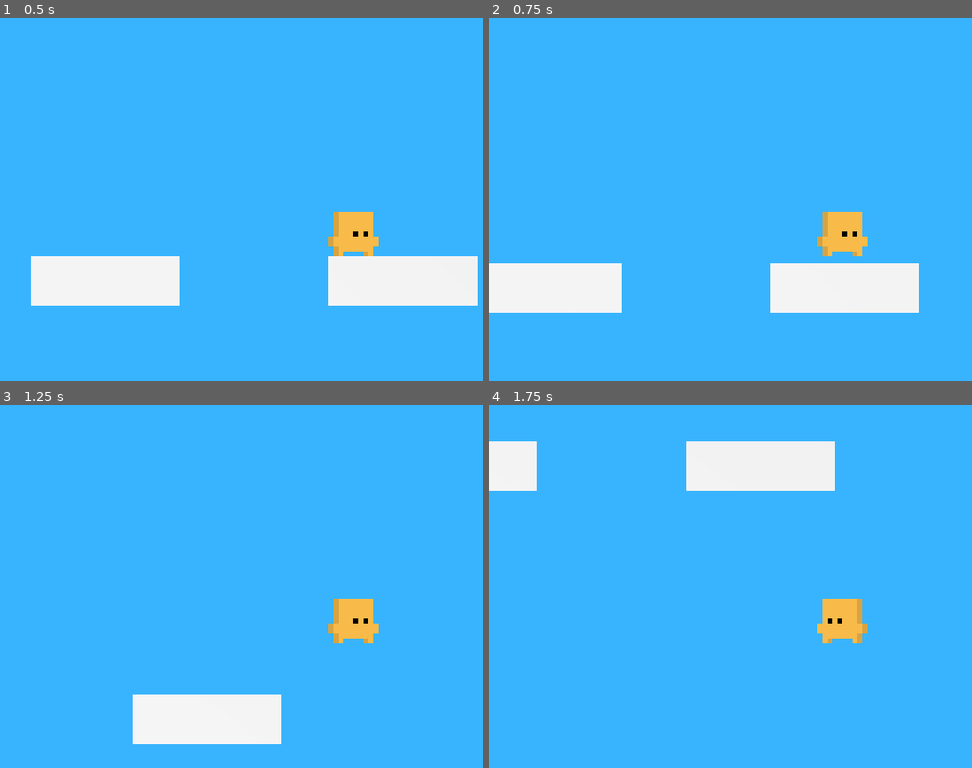
Above: before the commit, frames 1-4 (two rows, left to right).
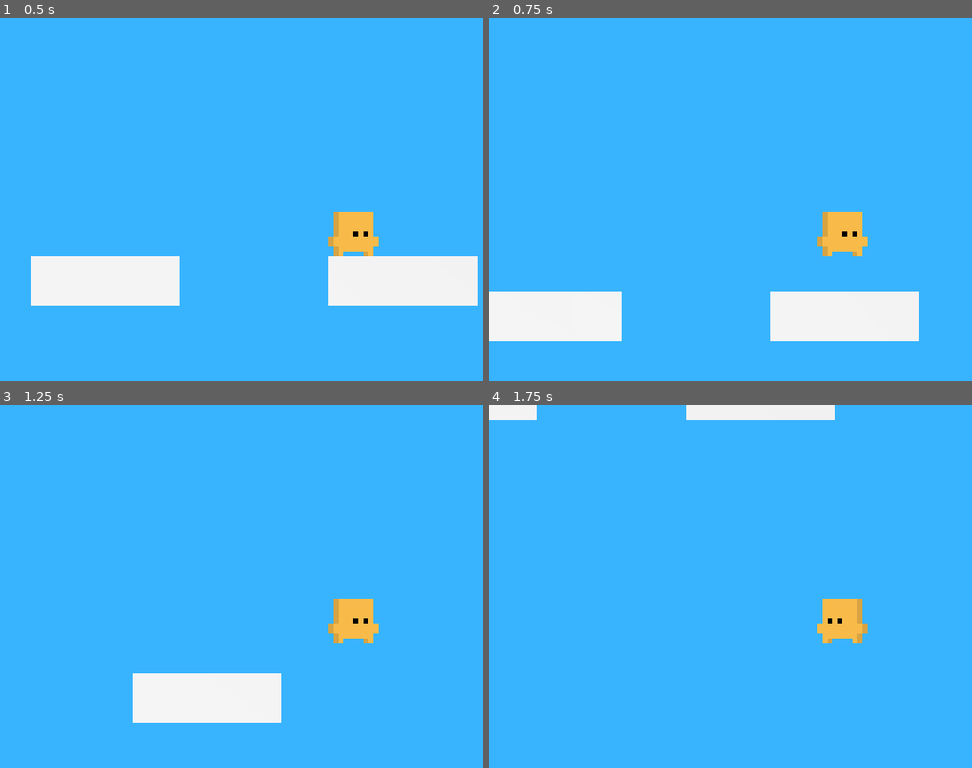
Above: after the commit, the same moments.

Repository: Nhoque3786/cubicalprototype
Game: Godot game, scene res://Levels/test/PlayerTest.tscn
Two runs of this game, one before a commit and one after it. Both use one fixed random seed, a clock stepped at 60 frames per second and the inputs below. Before the commit the project starts from res://Resources/Levels/test/PlayerTest.tscn.
Inputs:
- Up to frame 1 (0.5 s): no input
- Up to frame 2 (0.75 s): tap Enter at 0.5 s; hold Right (move_right) from 0.53 s (still down); tap Up (jump) at 0.6 s
- Up to frame 3 (1.25 s): keep holding Right (move_right); tap Up (jump) at 0.77, 1.07 s
- Up to frame 4 (1.75 s): release Right (move_right) at 1.28 s; hold Left (move_left) from 1.28 s (still down); tap Up (jump) at 1.35, 1.52 s

Frame 1 is identical in both runs. In frame 2, 9.1% of the frame differs, in the area x 0-90%, y 67-90%; in frame 3, 3.6%; in frame 4, 7.2%.

Commit message:
tweaking the jump delay + taking off everything out of resources/ since it dosen't need that extra folder

Diff:
--- a/Resources/Levels/Templates/Level.tscn
+++ b/Levels/Templates/Level.tscn
@@ -1,10 +1,10 @@
 [gd_scene load_steps=26 format=3 uid="uid://cshs3xbao4ut6"]
 
-[ext_resource type="Texture2D" uid="uid://ckpurs7554hni" path="res://Resources/Sprites/cubic/cubic.png" id="1_wdw13"]
-[ext_resource type="Script" uid="uid://bhyn4scqwsjig" path="res://Resources/Scripts/core/hyprground.gd" id="2_jt117"]
-[ext_resource type="Script" uid="uid://dcm7sxema2bw5" path="res://Resources/Scripts/Player/Player.gd" id="2_l7y46"]
-[ext_resource type="Script" uid="uid://de0pf52brxmoj" path="res://Resources/Scripts/Player/camera.gd" id="4_l7y46"]
-[ext_resource type="Script" uid="uid://cw82cr8k5myb8" path="res://Resources/Scripts/core/hyprcube.gd" id="4_vxpuc"]
+[ext_resource type="Texture2D" uid="uid://ckpurs7554hni" path="res://Sprites/cubic/cubic.png" id="1_wdw13"]
+[ext_resource type="Script" uid="uid://bhyn4scqwsjig" path="res://Scripts/HyprCore/hyprground.gd" id="2_jt117"]
+[ext_resource type="Script" uid="uid://dcm7sxema2bw5" path="res://Scripts/Player/Player.gd" id="2_l7y46"]
+[ext_resource type="Script" uid="uid://de0pf52brxmoj" path="res://Scripts/Player/camera.gd" id="4_l7y46"]
+[ext_resource type="Script" uid="uid://cw82cr8k5myb8" path="res://Scripts/HyprCore/hyprcube.gd" id="4_vxpuc"]
 
 [sub_resource type="Environment" id="Environment_gvvlp"]
 background_mode = 1
--- a/Resources/Levels/test/PlayerTest.tscn
+++ b/Levels/test/PlayerTest.tscn
@@ -1,10 +1,10 @@
 [gd_scene format=3 uid="uid://kmhowcpen55l"]
 
-[ext_resource type="Texture2D" uid="uid://ckpurs7554hni" path="res://Resources/Sprites/cubic/cubic.png" id="1_wdw13"]
-[ext_resource type="Script" uid="uid://bhyn4scqwsjig" path="res://Resources/Scripts/core/hyprground.gd" id="2_jt117"]
-[ext_resource type="Script" uid="uid://dcm7sxema2bw5" path="res://Resources/Scripts/Player/Player.gd" id="2_l7y46"]
-[ext_resource type="Script" uid="uid://de0pf52brxmoj" path="res://Resources/Scripts/Player/camera.gd" id="4_l7y46"]
-[ext_resource type="Script" uid="uid://cw82cr8k5myb8" path="res://Resources/Scripts/core/hyprcube.gd" id="4_vxpuc"]
+[ext_resource type="Texture2D" uid="uid://ckpurs7554hni" path="res://Sprites/cubic/cubic.png" id="1_wdw13"]
+[ext_resource type="Script" uid="uid://bhyn4scqwsjig" path="res://Scripts/HyprCore/hyprground.gd" id="2_jt117"]
+[ext_resource type="Script" uid="uid://dcm7sxema2bw5" path="res://Scripts/Player/Player.gd" id="2_l7y46"]
+[ext_resource type="Script" uid="uid://de0pf52brxmoj" path="res://Scripts/Player/camera.gd" id="4_l7y46"]
+[ext_resource type="Script" uid="uid://cw82cr8k5myb8" path="res://Scripts/HyprCore/hyprcube.gd" id="4_vxpuc"]
 
 [sub_resource type="Environment" id="Environment_gvvlp"]
 background_mode = 1
--- a/Resources/Levels/test/old/cameratest.tscn
+++ b/Levels/test/old/cameratest.tscn
@@ -1,6 +1,6 @@
 [gd_scene load_steps=3 format=3 uid="uid://t5fv3wlcbbfp"]
 
-[ext_resource type="PackedScene" uid="uid://kab0vgbwg3xm" path="res://Resources/Blocks/Grass.gltf" id="2_ac2rv"]
+[ext_resource type="PackedScene" uid="uid://kab0vgbwg3xm" path="res://Blocks/Grass.gltf" id="2_ac2rv"]
 
 [sub_resource type="Environment" id="Environment_nqyfq"]
 background_mode = 1
--- a/Resources/Scripts/core/hyprcube.gd
+++ b/Scripts/HyprCore/hyprcube.gd
@@ -1,6 +1,7 @@
 ## Hyprcube: makes the world spin, literally.
 ## This script handles the world rotation and provides movement orientation for the player.
 extends Node
+class_name Hyprcube
 
 signal rotation_started
 signal rotation_finished
--- a/Resources/Scripts/core/hyprground.gd
+++ b/Scripts/HyprCore/hyprground.gd
@@ -2,6 +2,7 @@
 ## Since the world rotates, the player needs to be centered on the 1-unit blocks
 ## to ensure consistent movement along the X-axis.
 extends Node
+class_name Hyprground
 
 @export var max_distance: float = 128.0
 @export_flags_3d_physics var collision_mask: int = 1
--- a/Resources/Scripts/Player/Player.gd
+++ b/Scripts/Player/Player.gd
@@ -12,7 +12,7 @@
 @export var friction: float = 50.0
 @export var jump_power: float = 8.0
 @export var gravity: float = 24.0
-@export var jump_delay: float = 0.1
+@export var jump_delay: float = 0.03
 
 @export_group("Visuals")
 @export var animated_sprite: AnimatedSprite3D
@@ -79,14 +79,14 @@
 
 	# 4. Post-movement adjustments
 	if ground:
-		ground.snap(self, ground.max_distance)
+		(ground as Hyprground).snap(self, (ground as Hyprground).max_distance)
 
 	# 5. Visuals
 	if animator:
 		animator.update_animation(velocity, is_on_floor(), input_h, did_jump, delta)
 
 func _update_state(hyprcube: Node) -> void:
-	if hyprcube and hyprcube.is_world_rotating():
+	if hyprcube and (hyprcube as Hyprcube).is_world_rotating():
 		current_state = State.ROTATING
 		return
 
--- a/Resources/Scripts/Player/PlayerAnimator.gd
+++ b/Scripts/Player/PlayerAnimator.gd
@@ -35,7 +35,7 @@
 
 	# Update direction (Flip H)
 	if input_h != 0:
-		var new_flip_h = input_h < 0
+		var new_flip_h: bool = input_h < 0
 		if animated_sprite.flip_h != new_flip_h:
 			animated_sprite.flip_h = new_flip_h
 			# Only play turn animation if we are on floor
--- a/Resources/Stuff/Blocks/placeholders/grassPH.tscn
+++ b/Stuff/Blocks/placeholders/grassPH.tscn
@@ -1,6 +1,6 @@
 [gd_scene load_steps=3 format=3 uid="uid://csumjpsbcu3tq"]
 
-[ext_resource type="PackedScene" uid="uid://kab0vgbwg3xm" path="res://Resources/Blocks/Grass.gltf" id="1_i7374"]
+[ext_resource type="PackedScene" uid="uid://kab0vgbwg3xm" path="res://Blocks/Grass.gltf" id="1_i7374"]
 
 [sub_resource type="BoxShape3D" id="BoxShape3D_2ovpq"]
 
--- a/project.godot
+++ b/project.godot
@@ -24,7 +24,7 @@
 
 [autoload]
 
-Game="*res://Resources/Scripts/Game.gd"
+Game="*res://Scripts/Game.gd"
 
 [input]
 
Renamed: Resources/Scripts/Game.gd -> Scripts/Game.gd
Renamed: Resources/Scripts/Game.gd.uid -> Scripts/Game.gd.uid
Renamed: Resources/Scripts/core/Orientation.gd -> Scripts/HyprCore/Orientation.gd
Renamed: Resources/Scripts/core/Orientation.gd.uid -> Scripts/HyprCore/Orientation.gd.uid
Renamed: Resources/Scripts/core/hyprcube.gd.uid -> Scripts/HyprCore/hyprcube.gd.uid
Renamed: Resources/Scripts/core/hyprground.gd.uid -> Scripts/HyprCore/hyprground.gd.uid
Renamed: Resources/Scripts/Player/Player.gd.uid -> Scripts/Player/Player.gd.uid
Not shown, added: Scripts/Player/PlayerAnimator.gd.uid
Renamed: Resources/Scripts/Player/camera.gd -> Scripts/Player/camera.gd
Renamed: Resources/Scripts/Player/camera.gd.uid -> Scripts/Player/camera.gd.uid
Renamed: Resources/Sprites/cubic/cubic.json -> Sprites/cubic/cubic.json
Renamed: Resources/Sprites/cubic/cubic.png -> Sprites/cubic/cubic.png
(and 9 more such lines)
